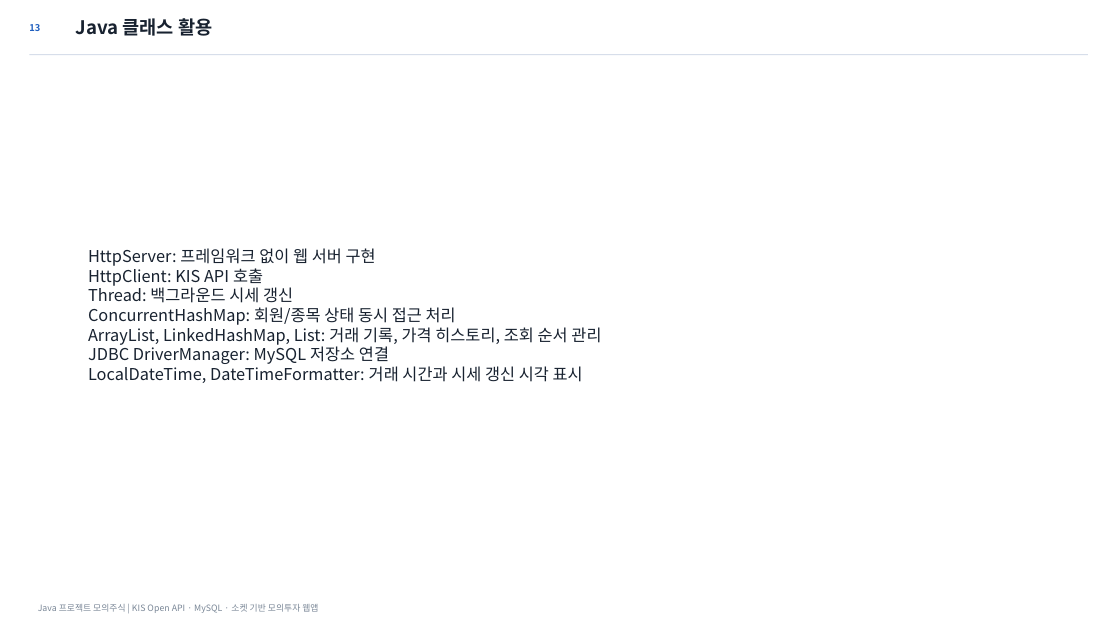
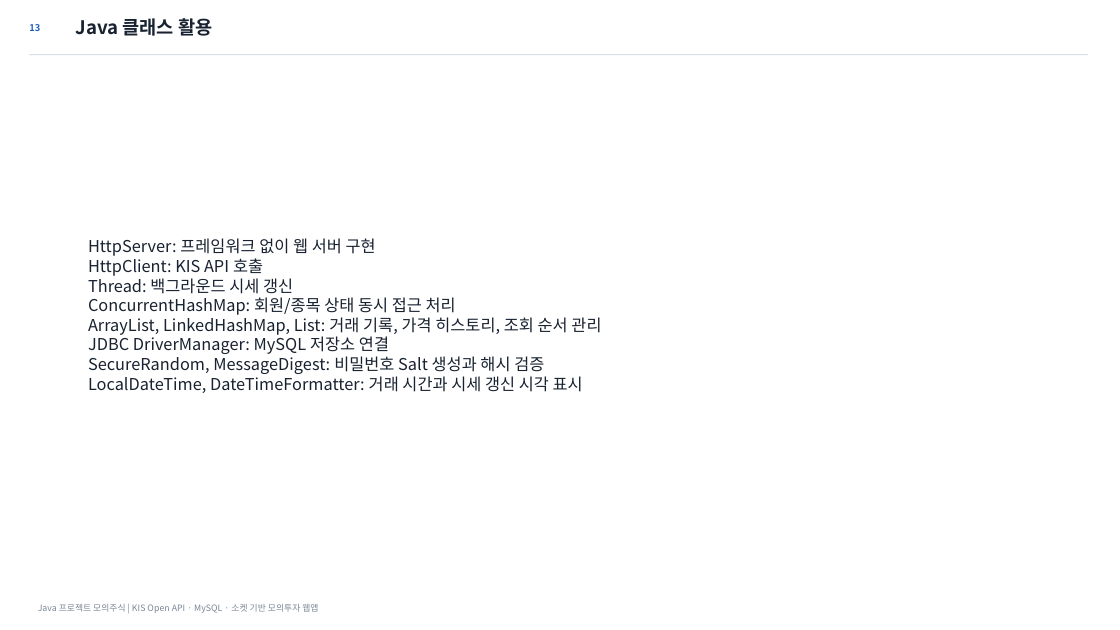
Before and after one commit to osangmin51-spec/javaproject, a slide deck: slide 13 of deliverables/Java_모의주식투자_발표자료.pptx. Drawn at 1120x630 pixels with LibreOffice and Linux fonts; fonts in the diff are those of the drawing. Boxes give left, top, right and bottom in pixels: in the first picture for what was removed or moved away, otherwise in the second. Text is boxed around its words. In the diff, an @@ line names an element or a change of style, - is before the commit and + after.

```diff
--- a/deliverables/Java_모의주식투자_발표자료.pptx
+++ b/deliverables/Java_모의주식투자_발표자료.pptx
@@ text at (88,356,544,374): paragraph added @@
+SecureRandom, MessageDigest: 비밀번호 Salt 생성과 해시 검증
```
Also in this commit, not shown: 4 other slides changed, 1 slide added, 12 other files.
